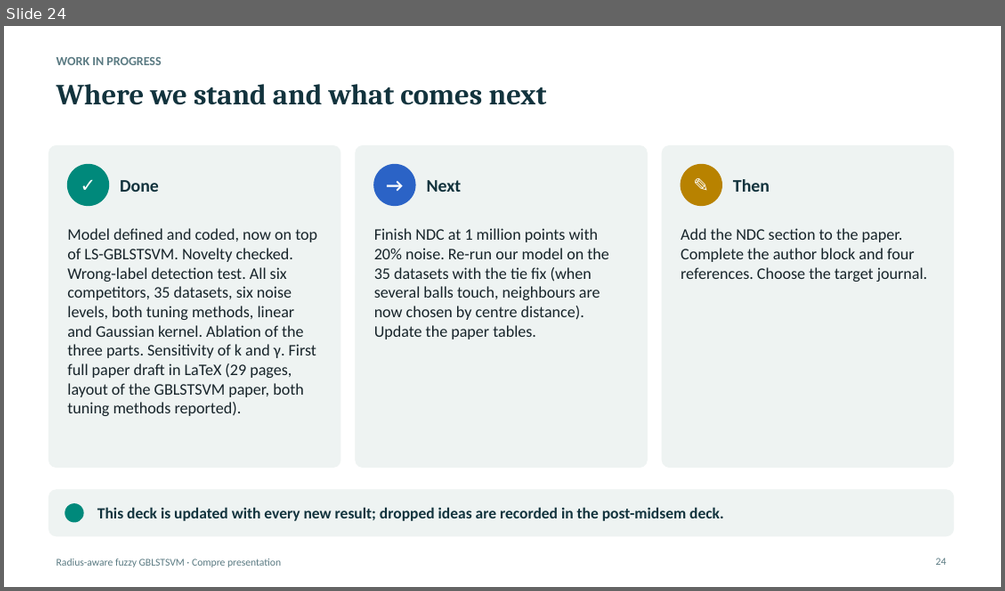
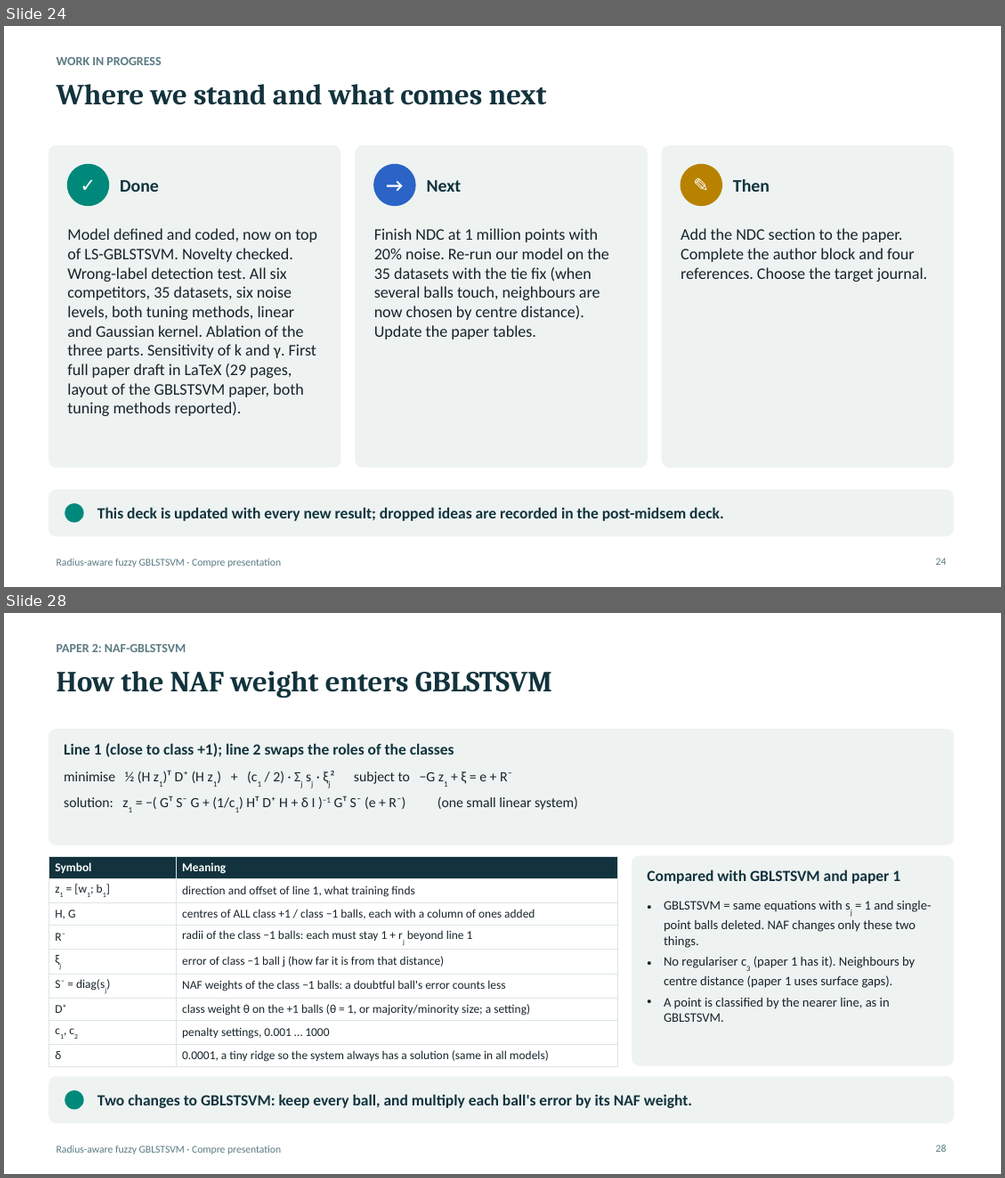
Before and after one commit to Jayagna/GBLSTSVM, a slide deck: reports/compre/compre_presentation.pptx. Shown one above the other, each under a label of ours: slide 24 before the commit, slides 24 and 28 after it; the slides between them are not shown. The pictures are 1005x591 and 1005x1178 pixels, drawn with LibreOffice and Linux fonts; fonts in the diff are those of the drawing. Boxes give left, top, right and bottom in pixels: in the first picture for what was removed or moved away, otherwise in the second. Text is boxed around its words. In the diff, an @@ line names an element or a change of style, - is before the commit and + after.

```diff
--- a/reports/compre/compre_presentation.pptx
+++ b/reports/compre/compre_presentation.pptx
@@ slide 28 added at [4, 613, 1001, 1174], background #FFFFFF; not listed: 1 template element that a slide beside it also shows @@
@@ text added at [57, 644, 186, 652], 12 pt, text #5A7A82, bold @@
+PAPER 2: NAF-GBLSTSVM
@@ title added at [57, 671, 552, 698], 28 pt, text #12333D, bold @@
+How the NAF weight enters GBLSTSVM
@@ rounded rectangle added at [48, 729, 954, 844], fill #EEF3F2, outline #EEF3F2 0.75 pt @@
@@ text added at [64, 743, 454, 757], 15 pt, text #12333D, bold @@
+Line 1 (close to class +1); line 2 swaps the roles of the classes
@@ text added at [64, 770, 578, 810], 13.5 pt, text #17242A @@
+minimise ½ (H z1)ᵀ D⁺ (H z1) + (c1 / 2) · Σj sj · ξj² subject to −G z1 + ξ = e + R⁻
+solution: z1 = −( Gᵀ S⁻ G + (1/c1) Hᵀ D⁺ H + δ I )−1 Gᵀ S⁻ (e + R⁻) (one small linear system)
@@ table added at [48, 856, 617, 1065], 9 rows, 2 columns @@
+Symbol | Meaning
+z1 = [w1; b1] | direction and offset of line 1, what training finds
+H, G | centres of ALL class +1 / class −1 balls, each with a column of ones added
+R⁻ | radii of the class −1 balls: each must stay 1 + rj beyond line 1
+ξj | error of class −1 ball j (how far it is from that distance)
+S⁻ = diag(sj) | NAF weights of the class −1 balls: a doubtful ball's error counts less
+D⁺ | class weight θ on the +1 balls (θ = 1, or majority/minority size; a setting)
+c1, c2 | penalty settings, 0.001 … 1000
+δ | 0.0001, a tiny ridge so the system always has a solution (same in all models)
@@ rounded rectangle added at [632, 856, 954, 1065], fill #EEF3F2, outline #EEF3F2 0.75 pt @@
@@ text added at [647, 869, 900, 884], 15 pt, text #12333D, bold @@
+Compared with GBLSTSVM and paper 1
@@ text added at [663, 900, 931, 1022], 12.5 pt, text #17242A @@
+• GBLSTSVM = same equations with sj = 1 and single-point balls deleted. NAF changes only these two things.
+• No regulariser c3 (paper 1 has it). Neighbours by centre distance (paper 1 uses surface gaps).
+• A point is classified by the nearer line, as in GBLSTSVM.
@@ rounded rectangle added at [48, 1077, 954, 1123], fill #EEF3F2, outline #EEF3F2 0.75 pt @@
@@ ellipse added at [65, 1091, 83, 1109], fill #00897B, outline #00897B 1 pt @@
@@ text added at [97, 1094, 692, 1108], 15 pt, text #12333D, bold @@
+Two changes to GBLSTSVM: keep every ball, and multiply each ball's error by its NAF weight.
@@ page number added at [936, 1144, 947, 1151], 10 pt, text #5A7A82 @@
+28
```
Also in this commit, not shown: 11 other slides added, 6 other files.
